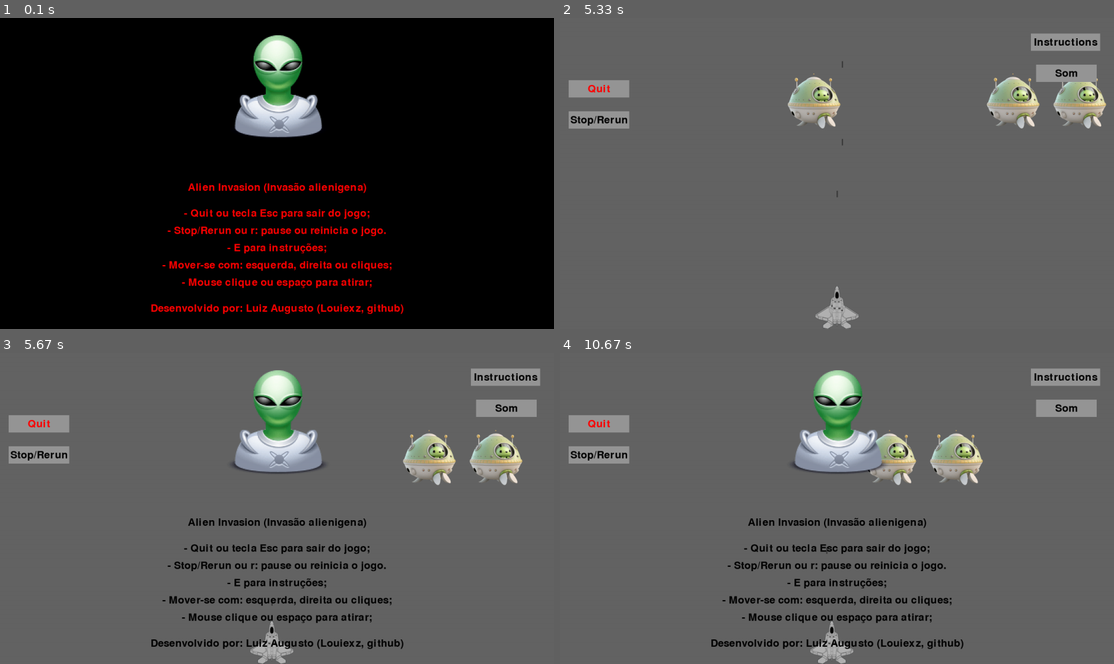
Above: before the commit, frames 1-4 (two rows, left to right).
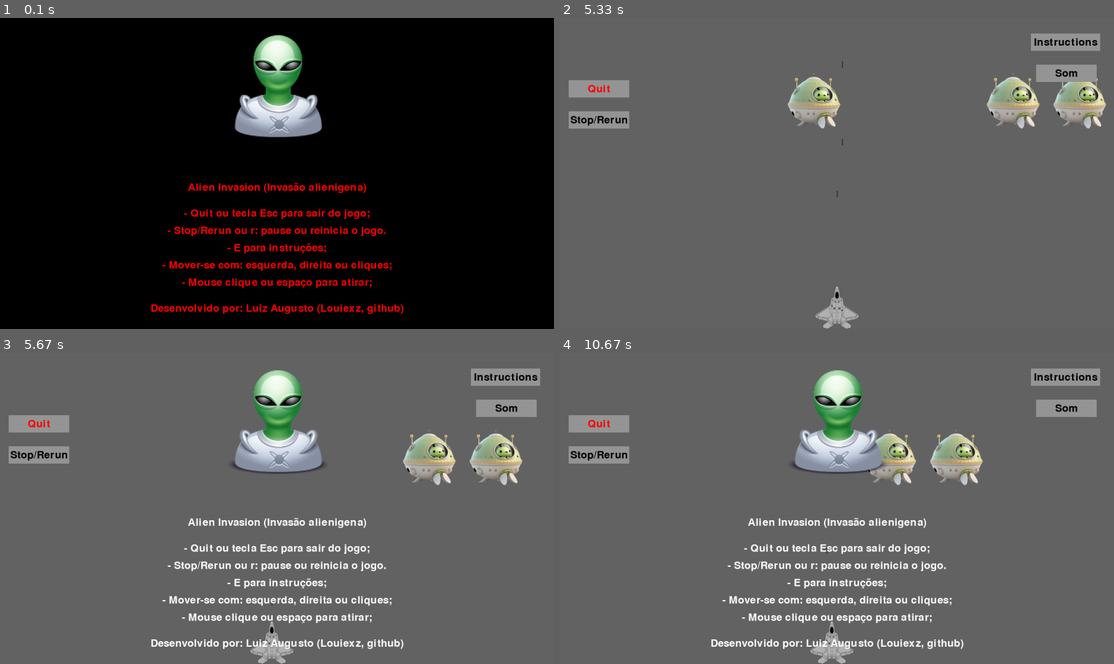
Above: after the commit, the same moments.

Repository: Louiexz/InvasaoAlien-Pygame
Game: pygame game, started from run.py
Same seed, same stepped clock (60 frames per second), same inputs: the game is played once before the commit and once after it.
Inputs:
- Up to frame 1 (0.1 s): no input
- Up to frame 2 (5.33 s): tap Space at 3.57, 3.97, 4.27, 4.47, 4.77, 4.97, 5.27 s; hold Right 3.9-4.37 s; hold Right 4.4-4.87 s; hold Left from 4.9 s (still down)
- Up to frame 3 (5.67 s): release Left at 5.43 s; hold Left from 5.47 s (still down); tap Space at 5.53 s; tap E at 5.62 s
- Up to frame 4 (10.67 s): tap Space at 5.83, 9.8, 10.1, 10.3, 10.6 s; release Left at 5.87 s; hold Left 9.73-10.2 s; hold Right from 10.23 s (still down); tap E at 10.38 s

Frames 1-2 are identical in both runs. In frame 3, 3.3% of the frame differs, in the area x 27-73%, y 52-96%; in frame 4, 3.3%.

Commit message:
Ajustando cores de texto

Diff:
--- a/assets/scripts/game/game_functs.py
+++ b/assets/scripts/game/game_functs.py
@@ -15,7 +15,7 @@
         pyg.time.delay(time)
 
     @staticmethod
-    def new_text(screen, settings, txt, image=False, color=(255, 0, 0), tamanho=36, width=0.50, height=0.5):
+    def new_text(screen, settings, txt, image=False, color=(255, 255, 255), tamanho=36, width=0.50, height=0.5):
         font = pyg.font.SysFont(None, tamanho)
         lines = txt[0].split("\n")
         text_surfaces = []
@@ -45,7 +45,7 @@
             else: pyg.mixer.Sound(path).play()
 
     @staticmethod
-    def show_settings(screen, settings, color=(0, 0, 0)):
+    def show_settings(screen, settings, color=(255, 255, 255)):
         msg = """
 Alien Invasion (Invasão alienigena)\n\n
 - Quit ou tecla Esc para sair do jogo;\n
@@ -68,7 +68,7 @@
         ]
 
         for stat in stats:
-            GameFuncts.new_text(screen, settings, [stat[0], 0], color=(0, 0, 0), tamanho=32, width=stat[1], height=0.1)
+            GameFuncts.new_text(screen, settings, [stat[0], 0], tamanho=32, width=stat[1], height=0.1)
 
     @staticmethod
     def shoot(ship, bullets, settings):
